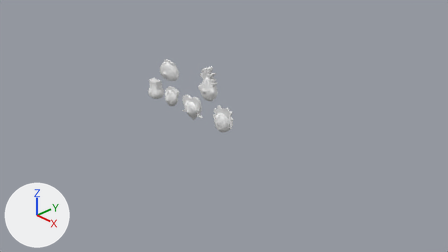
Before and after pictures for a commit that changed the Blender file Assets/3DModels/faces.blend.
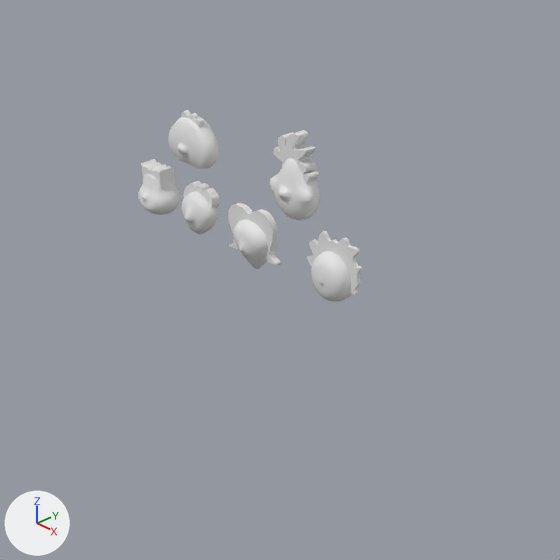
There are two pictures of each version: one from the file's camera 'Camera', one close up on the part from 21% to 69% of the width and 7% to 92% of the height. Every picture has the same lights, and +X, +Y and +Z are marked at lower left.

Script lines for the objects in view, before the commit:
```python
ob_beziercurve = bpy.data.objects.new('BezierCurve', me_beziercurve_001)
ob_beziercurve.parent = ob_roundcube_003
ob_beziercurve.location = (-0.402, 0.0135, 0.774)
ob_beziercurve_001 = bpy.data.objects.new('BezierCurve.001', cu_beziercurve_002)
ob_beziercurve_001.parent = ob_roundcube
ob_beziercurve_001.location = (-0.272, -0.000634, 0.0562)
ob_beziercurve_001.rotation_euler = (1.571, -2.187, 0.0)  # degrees (90, -125, 0)
ob_beziercurve_002 = bpy.data.objects.new('BezierCurve.002', cu_beziercurve_003)
ob_beziercurve_002.parent = ob_sphere_001
ob_beziercurve_002.location = (-0.863, -0.0156, 0.0464)
ob_beziercurve_002.rotation_euler = (1.571, 0.0, 0.0)  # degrees (90, 0, 0)
ob_roundcube = bpy.data.objects.new('Roundcube', me_roundcube)
ob_roundcube.location = (-0.005, -0.005, -0.177)
ob_roundcube.scale = (1.18, 1.18, 1.22)
ob_roundcube_001 = bpy.data.objects.new('Roundcube.001', me_roundcube_001)
ob_roundcube_001.location = (-1.463, -0.038, -0.143)
ob_roundcube_002 = bpy.data.objects.new('Roundcube.002', me_roundcube_002)
ob_roundcube_002.location = (-1.995, 0.002, -0.157)
ob_roundcube_002.scale = (1.2, 1.0, 0.873)
ob_roundcube_003 = bpy.data.objects.new('Roundcube.003', me_roundcube_003)
ob_roundcube_003.location = (-0.4, -0.001, 0.31)
ob_roundcube_003.scale = (1.28, 0.868, 1.28)
ob_sphere = bpy.data.objects.new('Sphere', me_sphere)
ob_sphere.location = (-1.533, 0.002, 0.383)
ob_sphere.scale = (0.5, 0.5, 0.5)
ob_sphere_001 = bpy.data.objects.new('Sphere.001', me_sphere_001)
ob_sphere_001.location = (-0.842, 0.002, -0.231)
ob_sphere_001.scale = (1.0, 0.74, 1.0)
```
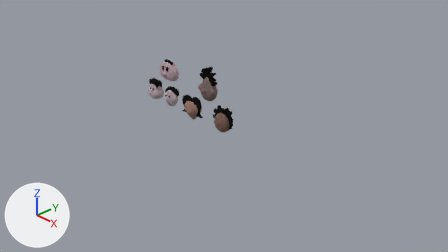
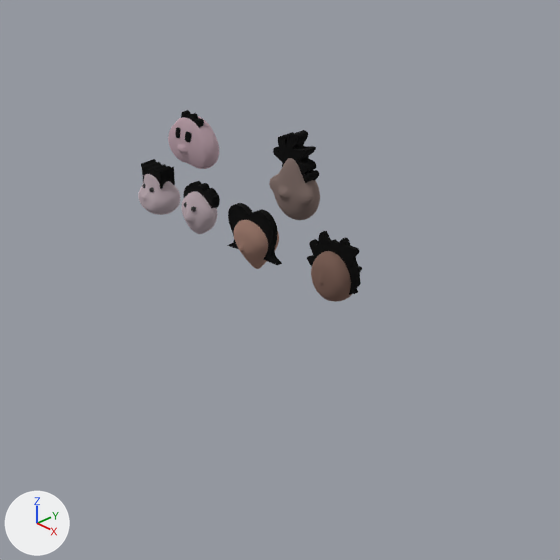
Commit message: adding vert cols to faces

What changed in the scene script:
```text
Add mat_vetcol:
    mat_vetcol = bpy.data.materials.new('VetCol')
    # nodes: BsdfPrincipled, OutputMaterial, VertexColor
Add mat_shinyvertcol:
    mat_shinyvertcol = bpy.data.materials.new('ShinyVertCol')
    # nodes: BsdfPrincipled, OutputMaterial, VertexColor
Change me_sphere:
    where me_sphere.from_pydata(...)  # 7938 vertices, 7936 faces; spans x -0.486..0.506, y -0.275..0.265, z -0.001..0.765
    used by ob_sphere; location = (-1.533, 0.002, 0.383); scale = (0.5, 0.5, 0.5)
    me_sphere part 1: vertex colours changed
    add me_sphere.materials.append(mat_vetcol)
Change me_sphere_001:
    where me_sphere_001.from_pydata(...)  # 2348 vertices, 2405 faces; spans x -0.189..0.185, y -0.201..0.203, z -0.001..0.393
    add me_sphere_001.materials.append(mat_vetcol)
Change me_roundcube:
    where me_roundcube.from_pydata(...)  # 1168 vertices, 1122 faces; spans x -0.152..0.146, y -0.118..0.144, z 0.0..0.299
    used by ob_roundcube; location = (-0.005, -0.005, -0.177); scale = (1.18, 1.18, 1.22)
    me_roundcube part 2: vertex colours changed
    add me_roundcube.materials.append(mat_vetcol)
Change me_roundcube_001:
    where me_roundcube_001.from_pydata(...)  # 904 vertices, 858 faces; spans x -0.168..0.18, y -0.128..0.121, z 0.0..0.335
    me_roundcube_001 part 3: vertex colours changed
    add me_roundcube_001.materials.append(mat_vetcol)
Change me_roundcube_002:
    where me_roundcube_002.from_pydata(...)  # 1524 vertices, 1522 faces; spans x -0.146..0.153, y -0.14..0.152, z 0.0..0.393
    used by ob_roundcube_002; location = (-1.995, 0.002, -0.157); scale = (1.2, 1.0, 0.873)
    me_roundcube_002 part 4: vertex colours changed
    add me_roundcube_002.materials.append(mat_vetcol)
Change me_roundcube_003:
    where me_roundcube_003.from_pydata(...)  # 1216 vertices, 1214 faces; spans x -0.168..0.169, y -0.164..0.156, z 0.0..0.369
    used by ob_roundcube_003; location = (-0.4, -0.001, 0.31); scale = (1.28, 0.868, 1.28)
    me_roundcube_003 part 5: vertex colours changed
    add me_roundcube_003.materials.append(mat_vetcol)
Change me_beziercurve_001:
    where me_beziercurve_001.from_pydata(...)  # 262 vertices, 113 faces; spans x -0.194..0.175, y -0.048..0.048, z -0.165..0.186
    add me_beziercurve_001.materials.append(mat_vetcol)
Change cu_beziercurve_002:
    add cu_beziercurve_002.materials.append(mat_vetcol)
Change cu_beziercurve_003:
    add cu_beziercurve_003.materials.append(mat_vetcol)
Change cu_beziercurve_004:
    add cu_beziercurve_004.materials.append(mat_vetcol)
Change cu_beziercurve_005:
    add cu_beziercurve_005.materials.append(mat_vetcol)
Change cu_beziercurve_006:
    add cu_beziercurve_006.materials.append(mat_vetcol)
Add ob_shinyvetcol_001:
    ob_shinyvetcol_001 = bpy.data.objects.new('shinyVetCol.001', me_roundcube_007)  # 98 vertices, 96 faces; spans x -0.02..0.02, y -0.02..0.02, z -0.02..0.02
    ob_shinyvetcol_001.location = (-1.953, -0.091, 0.073)
Add ob_roundcube_005:
    ob_roundcube_005 = bpy.data.objects.new('Roundcube.005', me_roundcube_007.copy())
    ob_roundcube_005.location = (-2.055, -0.081, 0.071)
Add ob_eye_l:
    ob_eye_l = bpy.data.objects.new('Eye_L', me_cube_003)  # 218 vertices, 216 faces; spans x -1.0..1.75, y -1.0..1.0, z -0.99..1.0
    ob_eye_l.location = (-1.588, -0.091, 0.64)
    ob_eye_l.rotation_euler = (0.118, -0.173, -1.754)  # degrees (6.8, -10, -100)
    ob_eye_l.scale = (0.00845, 0.0322, 0.0409)
Add ob_eye_r:
    ob_eye_r = bpy.data.objects.new('Eye_R', me_cube_004)  # 218 vertices, 216 faces; spans x -1.0..1.75, y -1.0..1.0, z -0.99..1.0
    ob_eye_r.location = (-1.471, -0.091, 0.639)
    ob_eye_r.rotation_euler = (-0.0858, -0.139, -1.478)  # degrees (-4.9, -8, -85)
    ob_eye_r.scale = (0.00847, 0.0323, 0.0403)
```

What differs and where, as boxes (x1, y1, x2, y2) in the close-ups (560 x 560 px):
'Roundcube.003', recoloured (grey to brown)
    both: (269, 158, 320, 220)
'Sphere', recoloured
    both: (168, 116, 219, 169)
'Roundcube', recoloured (white to brown)
    both: (311, 251, 352, 302)
'BezierCurve', recoloured (grey to black)
    both: (273, 130, 319, 183)
'Sphere.001', recoloured (white to brown)
    both: (234, 220, 279, 269)
'Roundcube.002', recoloured
    both: (138, 174, 180, 215)
'Roundcube.001', recoloured (white to grey)
    both: (182, 191, 217, 234)
'Eye_R', added
    after: (185, 132, 192, 143)
